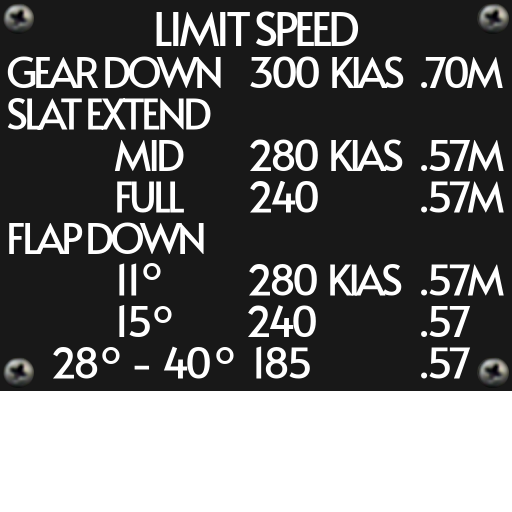
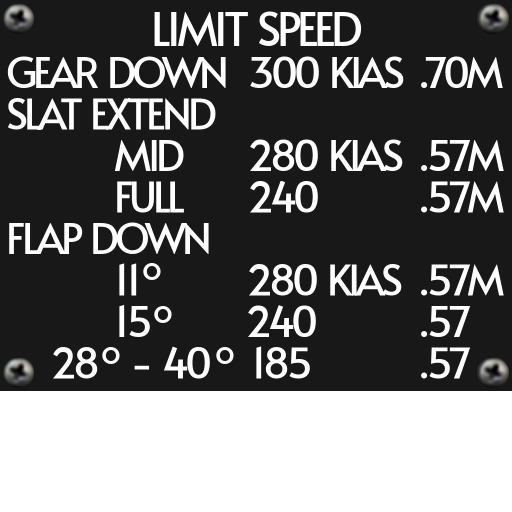
The second 512 x 512 image is a revision of the first. Changes to its layers:
painted on "Layer" over [88, 11, 362, 254]
